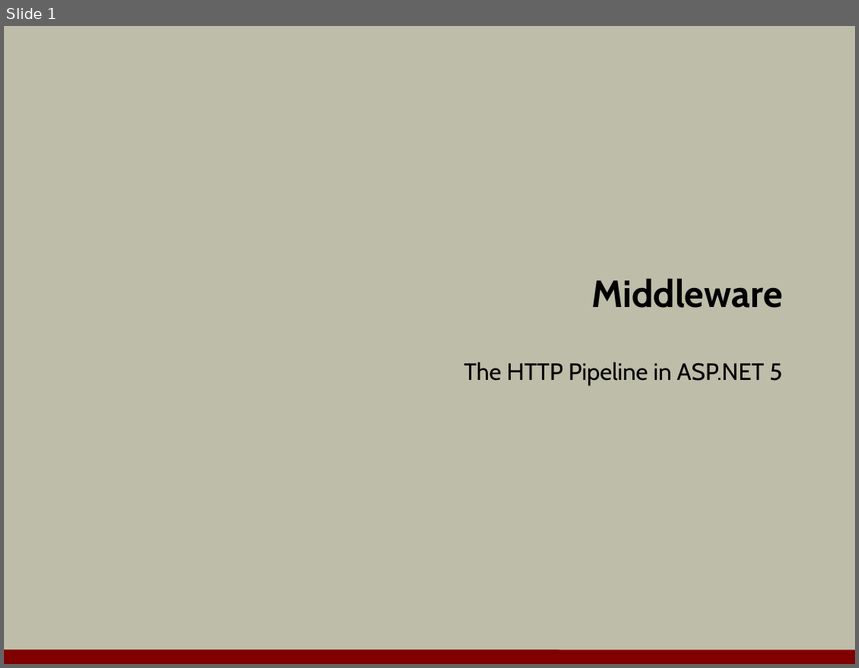
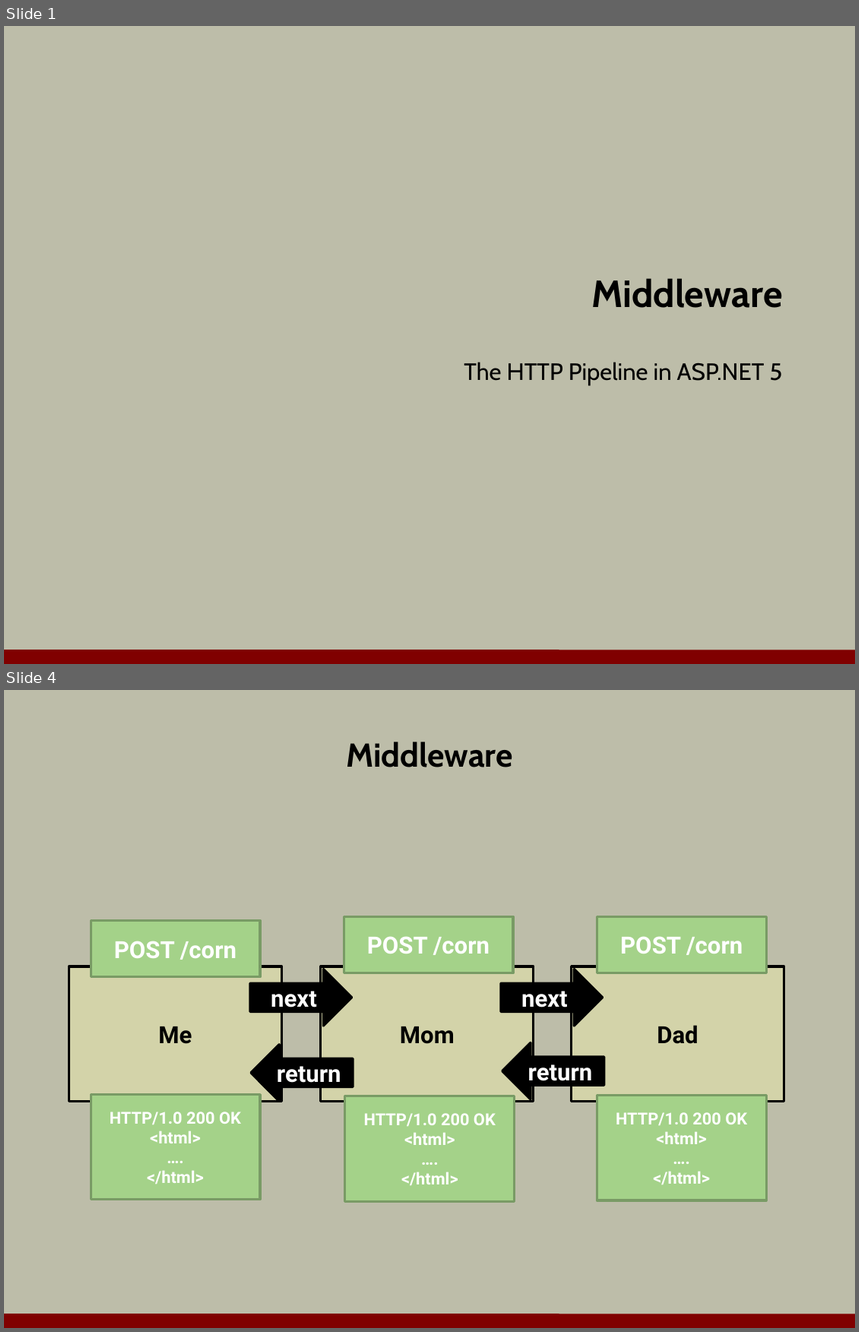
Before and after one commit to OdeToCode/classes, a slide deck: aspnet5/slides/a1_middleware.pptx. Shown one above the other, each under a label of ours: slide 1 before the commit, slides 1 and 4 after it; the slides between them are not shown. The pictures are 859x668 and 859x1332 pixels, drawn with LibreOffice and Linux fonts; fonts in the diff are those of the drawing; background and template pictures are left out. Boxes give left, top, right and bottom in pixels: in the first picture for what was removed or moved away, otherwise in the second. Text is boxed around its words. In the diff, an @@ line names an element or a change of style, - is before the commit and + after.

Commit message:
middleware slides

```diff
--- a/aspnet5/slides/a1_middleware.pptx
+++ b/aspnet5/slides/a1_middleware.pptx
@@ slide 4 added at (4,690,855,1328), background #BDBDA9; not listed: 1 template element that a slide beside it also shows @@
@@ title added at (346,742,513,768), 28 pt, text #000000, bold @@
+Middleware
@@ rectangle added at (344,916,513,973), fill #A4D289, outline #799B65 2 pt, 20 pt, text #FFFFFF, bold @@
+POST /corn
@@ rectangle added at (598,916,767,973), fill #A4D289, outline #799B65 2 pt, 20 pt, text #FFFFFF, bold @@
+POST /corn
@@ rectangle added at (91,921,260,978), fill #A4D289, outline #799B65 2 pt, 20 pt, text #FFFFFF, bold @@
+POST /corn
@@ rectangle added at (69,967,281,1101), fill #D3D3A9, outline #000000 2 pt, 20 pt, text #000000, bold @@
+Me
@@ right arrow added at (250,969,351,1026), fill #000000, outline #000000 2 pt, 20 pt, text #FFFFFF, bold @@
+next
@@ rectangle added at (321,967,534,1101), fill #D3D3A9, outline #000000 2 pt, 20 pt, text #000000, bold @@
+Mom
@@ right arrow added at (501,969,602,1026), fill #000000, outline #000000 2 pt, 20 pt, text #FFFFFF, bold @@
+next
@@ rectangle added at (572,967,785,1101), fill #D3D3A9, outline #000000 2 pt, 20 pt, text #000000, bold @@
+Dad
@@ left arrow added at (251,1045,353,1102), fill #000000, outline #000000 2 pt, 20 pt, text #FFFFFF, bold @@
+return
@@ left arrow added at (502,1043,604,1100), fill #000000, outline #000000 2 pt, 20 pt, text #FFFFFF, bold @@
+return
@@ rectangle added at (91,1095,260,1200), fill #A4D289, outline #799B65 2 pt, 14 pt, text #FFFFFF, bold @@
+HTTP/1.0 200 OK
+<html>
+….
+</html>
@@ rectangle added at (345,1097,515,1201), fill #A4D289, outline #799B65 2 pt, 14 pt, text #FFFFFF, bold @@
+HTTP/1.0 200 OK
+<html>
+….
+</html>
@@ rectangle added at (598,1096,767,1201), fill #A4D289, outline #799B65 2 pt, 14 pt, text #FFFFFF, bold @@
+HTTP/1.0 200 OK
+<html>
+….
+</html>
```
Also in this commit, not shown: 7 slides changed, 22 other slides added, 11 slides removed.
